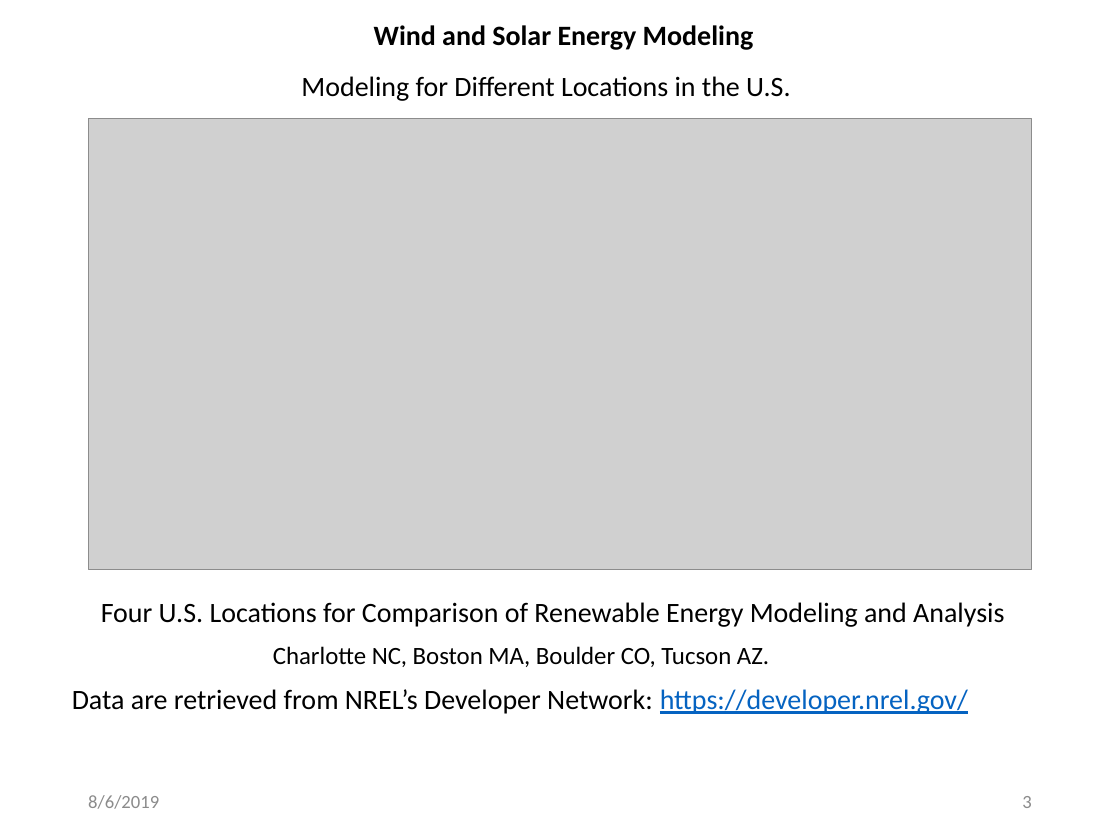
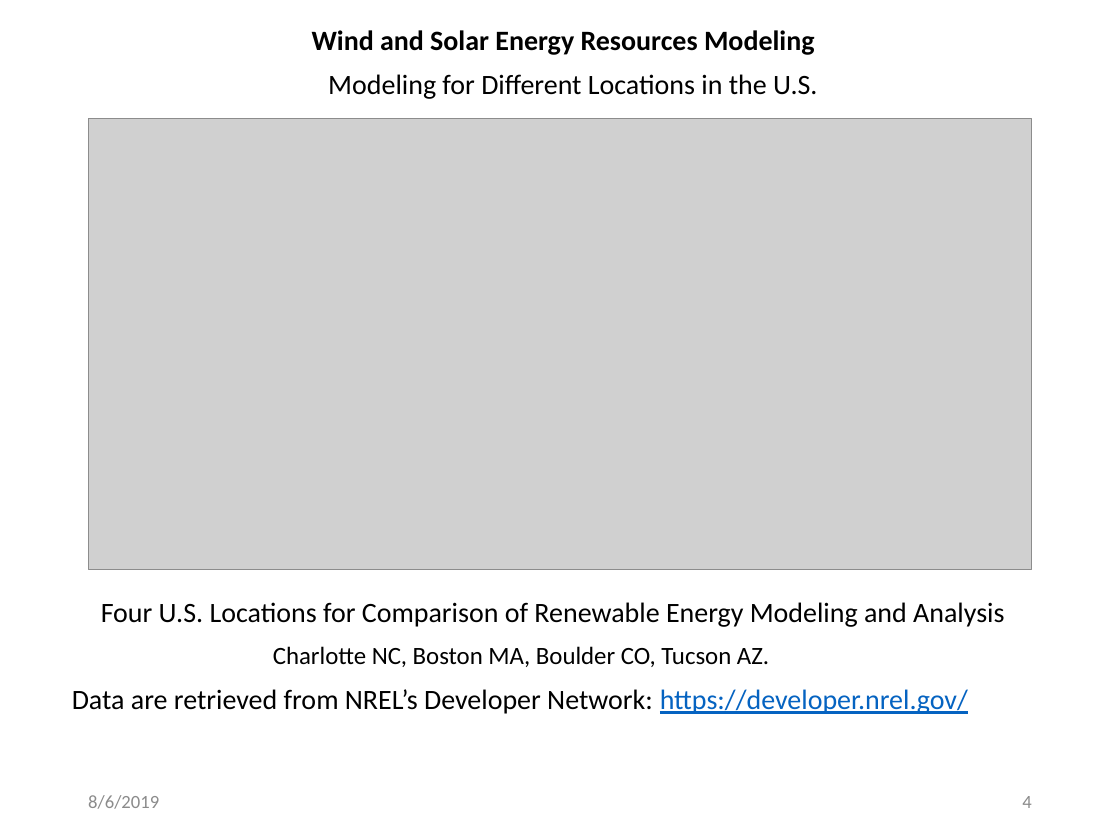
Before and after one commit to MohamedAbuella/Ascend-Analyticis-docs, a slide deck: slide 4 of +Presentation for Ascend_Analytics/Wind_Solar_Energy_Modeling_Analysis.pptx (slide 3 before the commit). Drawn at 1120x840 pixels with LibreOffice and Linux fonts; fonts in the diff are those of the drawing; grey boxes stand for pictures. Boxes give left, top, right and bottom in pixels: in the first picture for what was removed or moved away, otherwise in the second. Text is boxed around its words. In the diff, an @@ line names an element or a change of style, - is before the commit and + after.

Commit message:
wind_solar_modeling

```diff
--- a/+Presentation for Ascend_Analytics/Wind_Solar_Energy_Modeling_Analysis.pptx
+++ b/+Presentation for Ascend_Analytics/Wind_Solar_Energy_Modeling_Analysis.pptx
@@ text at (312,30,815,55): text changed @@
-Wind and Solar Energy Modeling
+Wind and Solar Energy Resources Modeling
@@ text "Modeling for Different Locations in ...": place and size @@
-text "Modeling for Different Locations in ..." at (301,76,790,101)
+text "Modeling for Different Locations in ..." at (328,74,817,99)
@@ page number at (1022,796,1031,808): text changed @@
-3
+4
```
Also in this commit, not shown: 19 other slides changed, 1 slide added, 3 other files.
